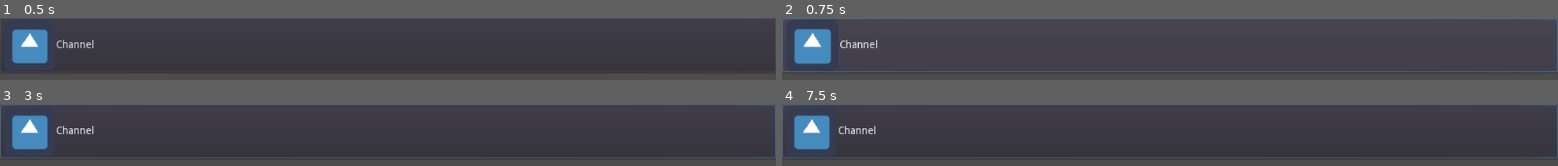
Above: before the commit, frames 1-4 (two rows, left to right).
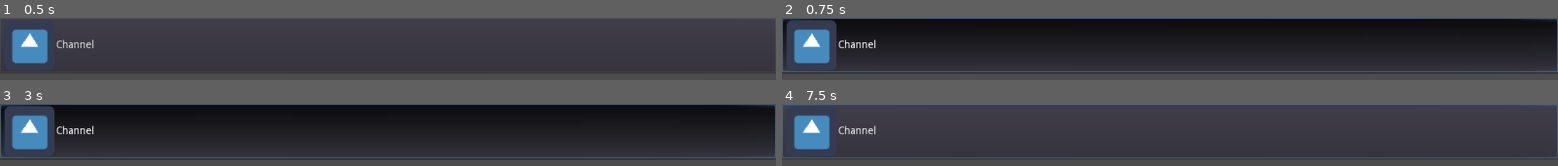
Above: after the commit, the same moments.

Repository: INdIEDeV016/Nichi-Discord-Bot
Game: Godot game, scene res://Scenes/Server/channel_button.tscn
Two runs of this game, one before a commit and one after it. Both use one fixed random seed, a clock stepped at 60 frames per second and the inputs below. This scene is started directly instead of the project's main scene. The engine's default icon, where the game draws it, is replaced by a stand-in: a white triangle on a blue panel in a dark square.
Inputs (mouse positions are in pixels of both pictures, inside the frame that each line leads up to):
- Up to frame 1 (0.5 s): no input
- Up to frame 2 (0.75 s): click "Channel" at 0.5 s
- Up to frame 3 (3 s): click "Channel" at 1.25 s; click "Channel" at 2 s; tap Enter at 2.75, 2.85 s; move the mouse to (outside the picture) at 2.77 s; click (outside the picture) at 2.92 s
- Up to frame 4 (7.5 s): tap Space at 3.5, 5, 6.5 s; move the mouse to (outside the picture) at 3.52 s; tap Enter at 3.6, 4.25, 4.35, 5.1, 5.75, 5.85, 6.6, 7.35 s; click (outside the picture) at 3.67 s; move the mouse to (outside the picture) at 4.27 s; click (outside the picture) at 4.42 s; move the mouse to (outside the picture) at 5.02 s; click (outside the picture) at 5.17 s; move the mouse to (outside the picture) at 5.77 s; click (outside the picture) at 5.92 s; move the mouse to (outside the picture) at 6.52 s; click (outside the picture) at 6.67 s; move the mouse to (outside the picture) at 7.27 s; click (outside the picture) at 7.42 s

Frame 1 is identical in both runs. In frame 2, 66% of the frame differs, in the area x 0-100%, y 1-80%; in frame 3, 49%; in frame 4, nothing differs.

Commit message:
Implement send and receive message

Diff:
--- a/Main.gd
+++ b/Main.gd
@@ -10,6 +10,7 @@
 onready var console = $TabContainer/Console/TextEdit
 onready var server_nodes = $TabContainer/Servers
 
+var servers: Dictionary = {}
 
 func _ready() -> void:
 	bot_node.VERBOSE = true
@@ -74,7 +75,7 @@
 	var server = server_scene.instance()
 	server.guild = guild
 	server.bot = bot
-
+	servers[guild.id] = server
 	server_nodes.get_node("TabContainer").add_child(server)
 
 
@@ -86,3 +87,7 @@
 
 func _on_TabContainer_tab_changed(tab: int) -> void:
 	pass # Replace with function body.
+
+
+func _on_DiscordBot_message_create(bot, message, channel, guild):
+	servers[guild.id].message_recieved(message, channel)
--- a/Main.tscn
+++ b/Main.tscn
@@ -36,3 +36,4 @@
 [connection signal="event" from="DiscordBot" to="." method="_on_DiscordBot_event"]
 [connection signal="guild_create" from="DiscordBot" to="." method="_on_DiscordBot_guild_create"]
 [connection signal="interaction_create" from="DiscordBot" to="." method="_on_DiscordBot_interaction_create"]
+[connection signal="message_create" from="DiscordBot" to="." method="_on_DiscordBot_message_create"]
--- a/Scenes/Server/Server.gd
+++ b/Scenes/Server/Server.gd
@@ -3,13 +3,16 @@
 
 export var channel_button_scene = preload("res://Scenes/Server/channel_button.tscn")
 export var member_button_scene = preload("res://Scenes/Server/member_button.tscn")
+export var message_scene = preload("res://Scenes/Server/message.tscn")
 
 var guild: Guild
 var bot: DiscordBot
 
 onready var channels_container = $HBoxContainer/ChannelContainer/Channels
 onready var members_container = $HBoxContainer/MembersContainer/Members
+onready var messages_container = $HBoxContainer/VBoxContainer/MarginContainer/MessageContainer/Messages
 
+var current_channel: String
 
 func _ready() -> void:
 	name = guild.name
@@ -18,16 +21,45 @@
 #	print(channels)
 	for channel in channels:
 		var channel_button = channel_button_scene.instance()
-		channel_button.name = channel.name
+		channel_button.name = channel.id
 		if channel.type == 4:
 			channel_button.flat = true
 			channel_button.icon = null
 		channels_container.add_child(channel_button)
+		channel_button.text = channel.name
+	channels_container._reset()
 
 	var members = guild.members
 
 	for member in members:
 		var member_button = member_button_scene.instance()
-		member_button.name = member["user"]["username"]
-		member_button.text = member["user"]["username"]
+		member_button.name = member["user"]["id"]
 		members_container.add_child(member_button)
+		if member.has("nick") and member.nick:
+			member_button.text = member.nick
+		else:
+			member_button.text = member.user.username
+
+
+func _on_Channels_button_toggled(button_pressed, button):
+	if guild.channels_dict.has(button.name) and button_pressed:
+		current_channel = guild.channels_dict[button.name].id
+		$HBoxContainer/VBoxContainer/DiscordEdit.placeholder.text = "Message #%s" % guild.channels_dict[button.name].name
+
+
+func _on_DiscordEdit_text_entered(text):
+	if text != "":
+		Channel.new(guild.channels_dict[current_channel]).send(bot, text)
+
+func message_recieved(message, channel):
+	if current_channel == channel.id:
+		var new_message = message_scene.instance()
+		var avatar = yield(message.author.get_display_avatar({"size": 128}), "completed")
+		new_message.avatar = Helpers.to_image_texture(Helpers.to_png_image(avatar))
+		new_message.content = message.content
+		new_message.author_name = message.author.username
+		var current_time = OS.get_datetime_from_unix_time(int(message.timestamp))
+		var time_zone = OS.get_time_zone_info()
+		print(time_zone)
+		new_message.time = "Today at {hour}:{minute}".format(OS.get_datetime_from_unix_time(int(message.timestamp)))
+		messages_container.add_child(new_message)
--- a/Scenes/Server/Server.tscn
+++ b/Scenes/Server/Server.tscn
@@ -1,5 +1,6 @@
-[gd_scene load_steps=3 format=2]
+[gd_scene load_steps=4 format=2]
 
+[ext_resource path="res://Scenes/classes/ButtonContainer.gd" type="Script" id=1]
 [ext_resource path="res://DiscordEdit.tscn" type="PackedScene" id=2]
 [ext_resource path="res://Scenes/Server/Server.gd" type="Script" id=3]
 
@@ -40,9 +41,13 @@
 margin_bottom = 589.0
 size_flags_horizontal = 3
 size_flags_vertical = 3
+script = ExtResource( 1 )
 __meta__ = {
 "_edit_use_anchors_": false
 }
+toggle_mode = true
+default = 0
+null_is_allowed = false
 
 [node name="Label2" type="Label" parent="HBoxContainer/ChannelContainer/Channels"]
 margin_right = 236.0
@@ -62,6 +67,29 @@
 "_edit_use_anchors_": false
 }
 
+[node name="MarginContainer" type="MarginContainer" parent="HBoxContainer/VBoxContainer"]
+margin_right = 527.0
+margin_bottom = 551.0
+size_flags_horizontal = 3
+size_flags_vertical = 3
+custom_constants/margin_right = 5
+custom_constants/margin_top = 20
+custom_constants/margin_left = 5
+custom_constants/margin_bottom = 10
+
+[node name="MessageContainer" type="ScrollContainer" parent="HBoxContainer/VBoxContainer/MarginContainer"]
+margin_left = 5.0
+margin_top = 20.0
+margin_right = 522.0
+margin_bottom = 541.0
+size_flags_horizontal = 3
+size_flags_vertical = 3
+
+[node name="Messages" type="VBoxContainer" parent="HBoxContainer/VBoxContainer/MarginContainer/MessageContainer"]
+margin_right = 517.0
+size_flags_horizontal = 3
+size_flags_stretch_ratio = 1.1
+
 [node name="DiscordEdit" parent="HBoxContainer/VBoxContainer" instance=ExtResource( 2 )]
 anchor_top = 0.0
 anchor_right = 0.0
@@ -69,6 +97,7 @@
 margin_top = 555.0
 margin_right = 527.0
 margin_bottom = 589.0
+size_flags_vertical = 8
 
 [node name="MembersContainer" type="ScrollContainer" parent="HBoxContainer"]
 margin_left = 771.0
@@ -89,3 +118,6 @@
 text = "Members"
 align = 1
 valign = 1
+
+[connection signal="button_toggled" from="HBoxContainer/ChannelContainer/Channels" to="." method="_on_Channels_button_toggled"]
+[connection signal="text_entered" from="HBoxContainer/VBoxContainer/DiscordEdit" to="." method="_on_DiscordEdit_text_entered"]
--- a/Scenes/Server/channel_button.gd
+++ b/Scenes/Server/channel_button.gd
@@ -3,3 +3,4 @@
 
 func _ready() -> void:
 	text = name
+	toggle_mode = true
--- /dev/null
+++ b/Scenes/Server/message.gd
@@ -0,0 +1,12 @@
+extends MarginContainer
+
+var avatar: ImageTexture
+var author_name: String
+var content: String
+var time: String
+
+func _ready():
+	$HBoxContainer/MarginContainer/Avatar.texture = avatar
+	$HBoxContainer/VBoxContainer/MarginContainer/HBoxContainer/Name.text = author_name
+	$HBoxContainer/VBoxContainer/MarginContainer/HBoxContainer/Time.text = time
+	$HBoxContainer/VBoxContainer/MarginContainer2/Content.text = content
--- /dev/null
+++ b/Scenes/Server/message.tscn
@@ -0,0 +1,77 @@
+[gd_scene load_steps=3 format=2]
+
+[ext_resource path="res://Assets/logo.png" type="Texture" id=1]
+[ext_resource path="res://Scenes/Server/message.gd" type="Script" id=2]
+
+[node name="Control" type="MarginContainer"]
+anchor_right = 1.0
+anchor_bottom = 0.233333
+custom_constants/margin_top = 6
+custom_constants/margin_left = 6
+script = ExtResource( 2 )
+__meta__ = {
+"_edit_use_anchors_": true
+}
+
+[node name="HBoxContainer" type="HBoxContainer" parent="."]
+margin_left = 6.0
+margin_top = 6.0
+margin_right = 1024.0
+margin_bottom = 140.0
+
+[node name="MarginContainer" type="MarginContainer" parent="HBoxContainer"]
+margin_right = 48.0
+margin_bottom = 134.0
+custom_constants/margin_top = 4
+
+[node name="Avatar" type="TextureRect" parent="HBoxContainer/MarginContainer"]
+margin_top = 4.0
+margin_right = 48.0
+margin_bottom = 134.0
+rect_min_size = Vector2( 48, 48 )
+texture = ExtResource( 1 )
+expand = true
+stretch_mode = 5
+__meta__ = {
+"_edit_use_anchors_": false
+}
+
+[node name="VBoxContainer" type="VBoxContainer" parent="HBoxContainer"]
+margin_left = 52.0
+margin_right = 244.0
+margin_bottom = 134.0
+
+[node name="MarginContainer" type="MarginContainer" parent="HBoxContainer/VBoxContainer"]
+margin_right = 192.0
+margin_bottom = 23.0
+custom_constants/margin_top = 9
+
+[node name="HBoxContainer" type="HBoxContainer" parent="HBoxContainer/VBoxContainer/MarginContainer"]
+margin_top = 9.0
+margin_right = 192.0
+margin_bottom = 23.0
+custom_constants/separation = 14
+
+[node name="Name" type="Label" parent="HBoxContainer/VBoxContainer/MarginContainer/HBoxContainer"]
+margin_right = 65.0
+margin_bottom = 14.0
+text = "INdIE DeV"
+
+[node name="Time" type="Label" parent="HBoxContainer/VBoxContainer/MarginContainer/HBoxContainer"]
+margin_left = 79.0
+margin_right = 192.0
+margin_bottom = 14.0
+custom_colors/font_color = Color( 0.447059, 0.447059, 0.447059, 1 )
+text = "Today at 16:00PM"
+
+[node name="MarginContainer2" type="MarginContainer" parent="HBoxContainer/VBoxContainer"]
+margin_top = 27.0
+margin_right = 192.0
+margin_bottom = 45.0
+custom_constants/margin_top = 4
+
+[node name="Content" type="Label" parent="HBoxContainer/VBoxContainer/MarginContainer2"]
+margin_top = 4.0
+margin_right = 192.0
+margin_bottom = 18.0
+text = "Hello! How are you?"
--- /dev/null
+++ b/Scenes/classes/ButtonContainer.gd
@@ -0,0 +1,121 @@
+tool
+extends VBoxContainer
+class_name ButtonContainer
+
+signal button_pressed(button)
+signal button_toggled(button_pressed, button)
+
+var buttons = {}
+
+var _default = 0
+
+var default_button: Button = null
+var current_button: Button = null
+var _null_button_allowed = true
+
+var _toggle_mode = false
+
+func _ready():
+	for child in get_children():
+		if child is Button:
+			if _toggle_mode:
+				child.toggle_mode = _toggle_mode
+				child.connect("toggled", self, "_button_toggled", [child])
+			child.connect("pressed", self, "_button_pressed", [child])
+			buttons[child.name] = child
+
+	if _toggle_mode and buttons.values().size() != 0:
+		default_button = buttons.values()[_default]
+		default_button.pressed = true
+		current_button = default_button
+		return
+
+func _reset():
+	for child in get_children():
+		if child is Button:
+			if _toggle_mode:
+				child.toggle_mode = _toggle_mode
+				if !child.is_connected("toggled", self, "_button_toggled"):
+					child.connect("toggled", self, "_button_toggled", [child])
+			if !child.is_connected("pressed", self, "_button_pressed"):
+				child.connect("pressed", self, "_button_pressed", [child])
+			buttons[child.name] = child
+
+	if _toggle_mode:
+		default_button = buttons.values()[_default]
+		default_button.pressed = true
+		current_button = default_button
+
+func _button_pressed(button: Button):
+	if Engine.editor_hint:
+		return
+	emit_signal("button_pressed", button)
+
+func _button_toggled(button_pressed: bool, button: Button):
+	for child in buttons.values():
+		if child is Button:
+			if !button_pressed and current_button == button and !_null_button_allowed:
+				current_button.set_block_signals(true)
+				current_button.pressed = true
+				current_button.set_block_signals(false)
+
+			if button_pressed:
+				current_button = button
+				child.pressed = false
+				if current_button == child:
+					current_button.set_block_signals(true)
+					current_button.pressed = true
+					current_button.set_block_signals(false)
+
+	if Engine.editor_hint:
+		return
+	emit_signal("button_toggled", button_pressed, button)
+
+func _get_property_list() -> Array:
+	var properties = []
+	properties.append({
+			"name": "toggle_mode",
+			"type": TYPE_BOOL
+	})
+	if _toggle_mode:
+		properties.append({
+			"name": "default",
+			"type": TYPE_INT,
+			"hint": PROPERTY_HINT_ENUM,
+			"hint_string": dict2str(buttons)
+		})
+		properties.append({
+			"name": "null_is_allowed",
+			"type": TYPE_BOOL
+		})
+	return properties
+
+func dict2str(dict) -> String:
+	return PoolStringArray(dict.keys()).join(",")
+
+func _get(property: String):
+	match property:
+		"toggle_mode":
+			return _toggle_mode
+		"default":
+			return _default
+		"null_is_allowed":
+			return _null_button_allowed
+
+func _set(property: String, value) -> bool:
+	match property:
+		"toggle_mode":
+			_toggle_mode = value
+			property_list_changed_notify()
+			return true
+		"default":
+			_default = value
+			if is_inside_tree():
+				default_button = buttons.values()[_default]
+				default_button.pressed = true
+				_button_toggled(true, default_button)
+			return true
+		"null_is_allowed":
+			_null_button_allowed = value
+			return true
+	return false
--- a/project.godot
+++ b/project.godot
@@ -13,6 +13,11 @@
 "class": "BitField",
 "language": "GDScript",
 "path": "res://addons/discord_gd/classes/bit_field.gd"
+}, {
+"base": "VBoxContainer",
+"class": "ButtonContainer",
+"language": "GDScript",
+"path": "res://Scenes/classes/ButtonContainer.gd"
 }, {
 "base": "Reference",
 "class": "Channel",
@@ -86,6 +91,7 @@
 } ]
 _global_script_class_icons={
 "BitField": "",
+"ButtonContainer": "",
 "Channel": "",
 "DiscordBot": "",
 "DiscordEdit": "res://Assets/TextEdit.svg",
Not shown, changed: addons/discord_gd/classes/channel.gd
Not shown, changed: addons/discord_gd/classes/guild.gd
Not shown, changed: addons/discord_gd/discord.gd
